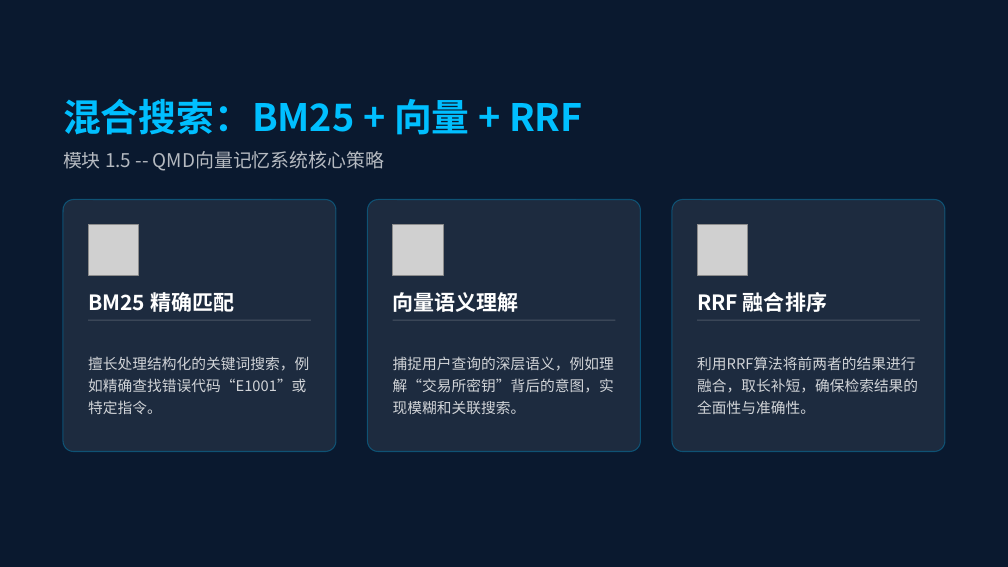
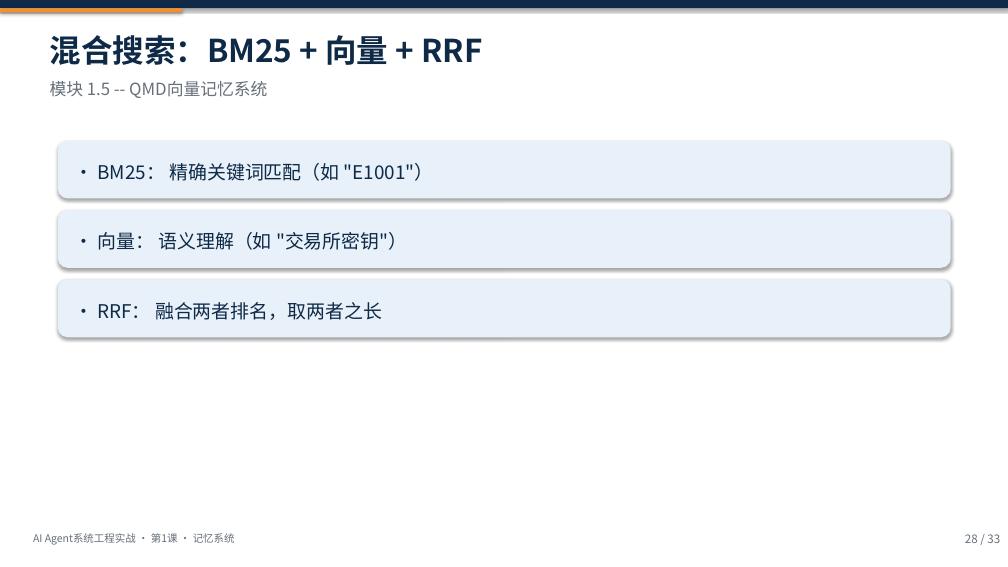
Before and after one commit to seraph0017/tc, a slide deck: slide 28 of 01-ai-agent-engineering/ppt/AI Agent系统工程实战 - 第1课：从聊天机器人到智能助手.pptx. Drawn at 1008x567 pixels with LibreOffice and Linux fonts; fonts in the diff are those of the drawing; grey boxes stand for pictures. Boxes give left, top, right and bottom in pixels: in the first picture for what was removed or moved away, otherwise in the second. Text is boxed around its words. In the diff, an @@ line names an element or a change of style, - is before the commit and + after.

```diff
--- a/01-ai-agent-engineering/ppt/AI Agent系统工程实战 - 第1课：从聊天机器人到智能助手.pptx
+++ b/01-ai-agent-engineering/ppt/AI Agent系统工程实战 - 第1课：从聊天机器人到智能助手.pptx
@@ background #0A192F to #FFFFFF @@
@@ rectangle added at (0,0,1008,8), fill #0E2A47 @@
@@ rectangle added at (0,8,182,12), fill #F58E2C @@
@@ text "混合搜索：BM25 + 向量 + RRF": place and size @@
-text "混合搜索：BM25 + 向量 + RRF" at (63,99,583,135)
+text "混合搜索：BM25 + 向量 + RRF" at (50,35,482,65)
@@ text "混合搜索：BM25 + 向量 + RRF" at (50,35,482,65): size 36 to 30 pt, text colour #00BFFF to #0E2A47; line spacing 1.25 to 1.2; vertical alignment middle to top @@
@@ text at (50,81,267,98): text changed; size 18 to 16 pt; text colour #FFFFFF at 70% opacity to #666F7A @@
-模块 1.5 -- QMD向量记忆系统核心策略
+模块 1.5 -- QMD向量记忆系统
@@ text "模块 1.5 -- QMD向量记忆系统" at (50,81,267,98): vertical alignment middle to top @@
@@ rounded rectangle added at (58,141,951,199), fill #E8F0FA @@
@@ text at (98,163,434,181): text changed; size 14 to 18 pt; text colour #FFFFFF at 80% opacity to #0E2A47 @@
-擅长处理结构化的关键词搜索，例如精确查找错误代码“E1001”或特定指令。
+• BM25： 精确关键词匹配（如 "E1001"）
@@ rounded rectangle removed at (63,200,336,451) @@
@@ rounded rectangle removed at (672,200,945,451) @@
@@ rounded rectangle: place and size @@
-rounded rectangle at (368,200,640,451)
+rounded rectangle at (58,210,951,268)
@@ rounded rectangle at (58,210,951,268): fill #FFFFFF at 8% opacity to #E8F0FA; outline #00BFFF 1 pt to none; shadow on; proportions changed @@
@@ picture removed at (88,225,139,275) @@
@@ text at (98,232,407,250): text changed; size 20 to 18 pt; text colour #FFFFFF to #0E2A47; bold off @@
-向量语义理解
+• 向量： 语义理解（如 "交易所密钥"）
@@ picture removed at (392,225,443,275) @@
@@ picture removed at (697,225,748,275) @@
@@ rounded rectangle: place and size @@
-rounded rectangle at (0,0,1008,567)
+rounded rectangle at (58,280,951,338)
@@ rounded rectangle at (58,280,951,338): fill #0A192F at 85% opacity to #E8F0FA; shadow on; proportions changed @@
@@ text removed at (88,289,234,315) @@
-BM25 精确匹配
@@ text removed at (697,292,827,312) @@
-RRF 融合排序
@@ line removed from (88, 321) to (311, 321) @@
@@ text added at (98,302,382,320), 18 pt, text #0E2A47 @@
+• RRF： 融合两者排名，取两者之长
@@ line removed from (392, 321) to (616, 321) @@
@@ line removed from (697, 321) to (920, 321) @@
@@ text removed at (393,356,614,414) @@
-捕捉用户查询的深层语义，例如理解“交易所密钥”背后的意图，实现模糊和关联搜索。
@@ text removed at (697,356,918,414) @@
-利用RRF算法将前两者的结果进行融合，取长补短，确保检索结果的全面性与准确性。
@@ text added at (33,533,235,545), 10 pt, text #666F7A @@
+AI Agent系统工程实战 · 第1课 · 记忆系统
@@ text added at (965,534,1000,543), 11 pt, text #666F7A @@
+28 / 33
```
Also in this commit, not shown: 23 other slides changed, 9 slides added, 9 slides removed, 12 other files.
